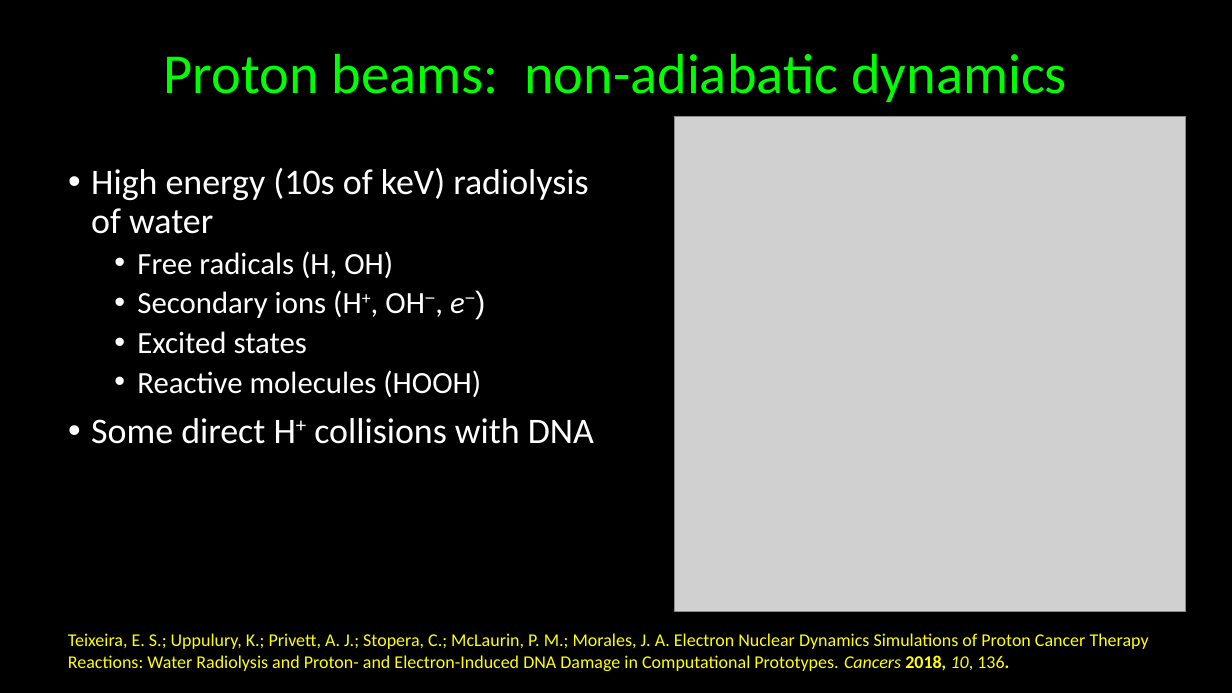
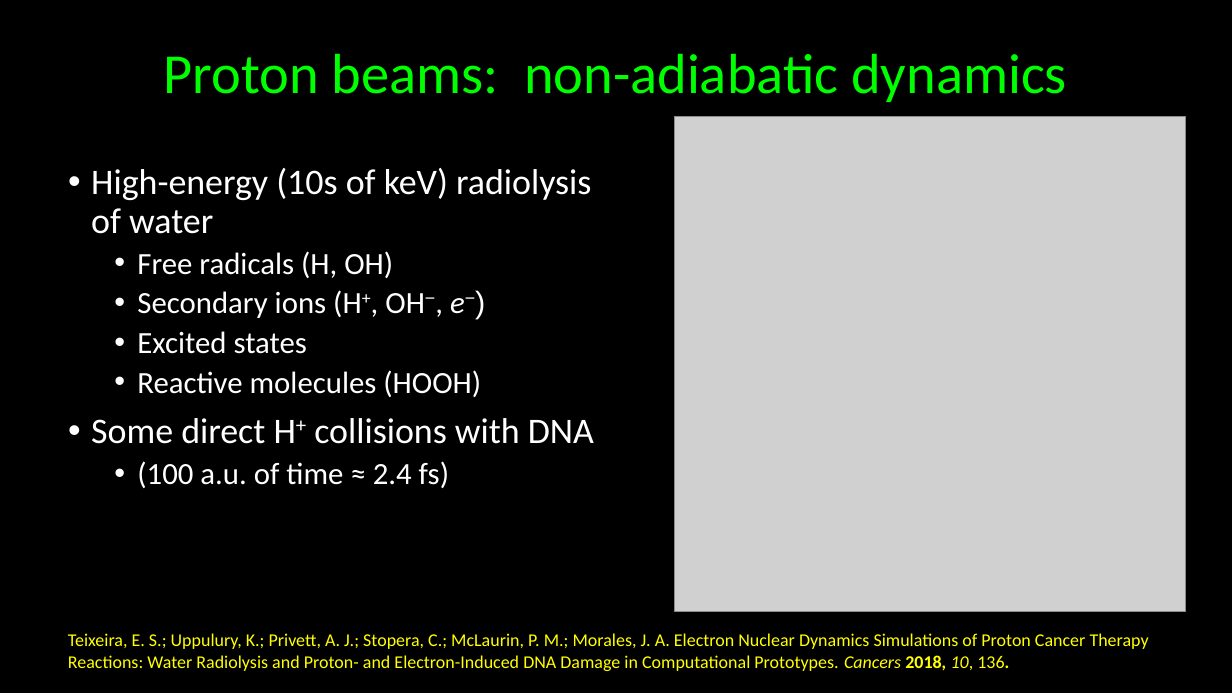
Before and after one commit to kkinist/ACS_Boston_2018, a slide deck: slide 8 of ACS_Boston_2018_Irikura.pptx. Drawn at 1232x693 pixels with LibreOffice and Linux fonts; fonts in the diff are those of the drawing; grey boxes stand for pictures. Boxes give left, top, right and bottom in pixels: in the first picture for what was removed or moved away, otherwise in the second. Text is boxed around its words. In the diff, an @@ line names an element or a change of style, - is before the commit and + after.

```diff
--- a/ACS_Boston_2018_Irikura.pptx
+++ b/ACS_Boston_2018_Irikura.pptx
@@ text at [91,168,591,234]: text changed @@
-• High energy (10s of keV) radiolysis of water
+• High-energy (10s of keV) radiolysis of water
@@ text at [137,461,449,488]: paragraph added @@
+  • (100 a.u. of time ≈ 2.4 fs)
```
Also in this commit, not shown: 8 other slides changed, 1 slide added, 1 other file.
